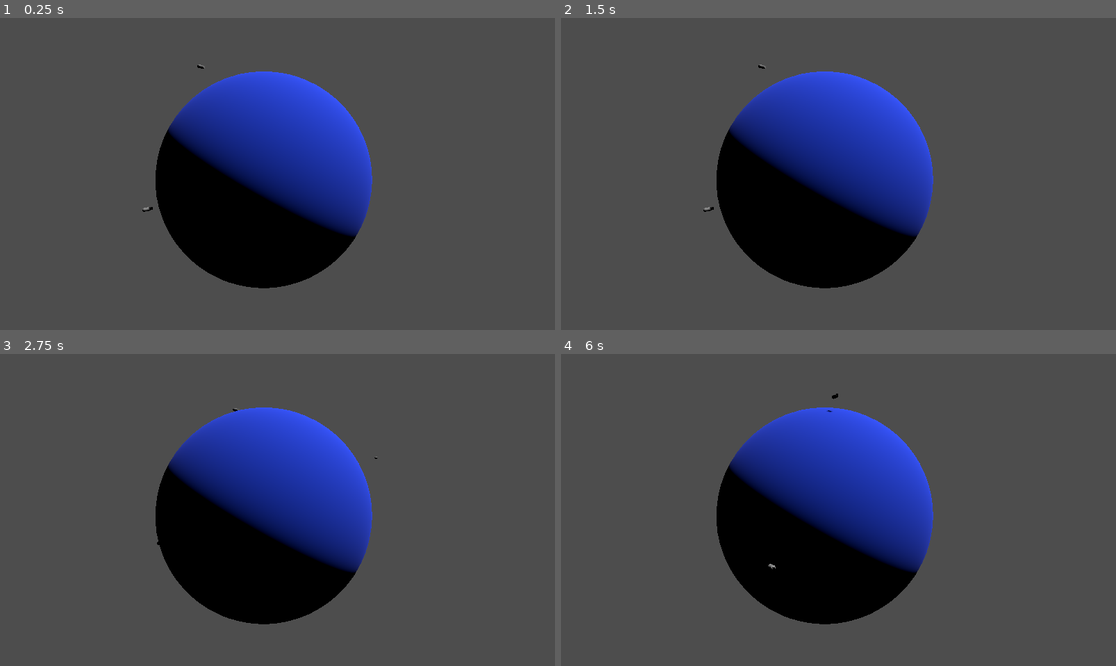
Above: before the commit, frames 1-4 (two rows, left to right).
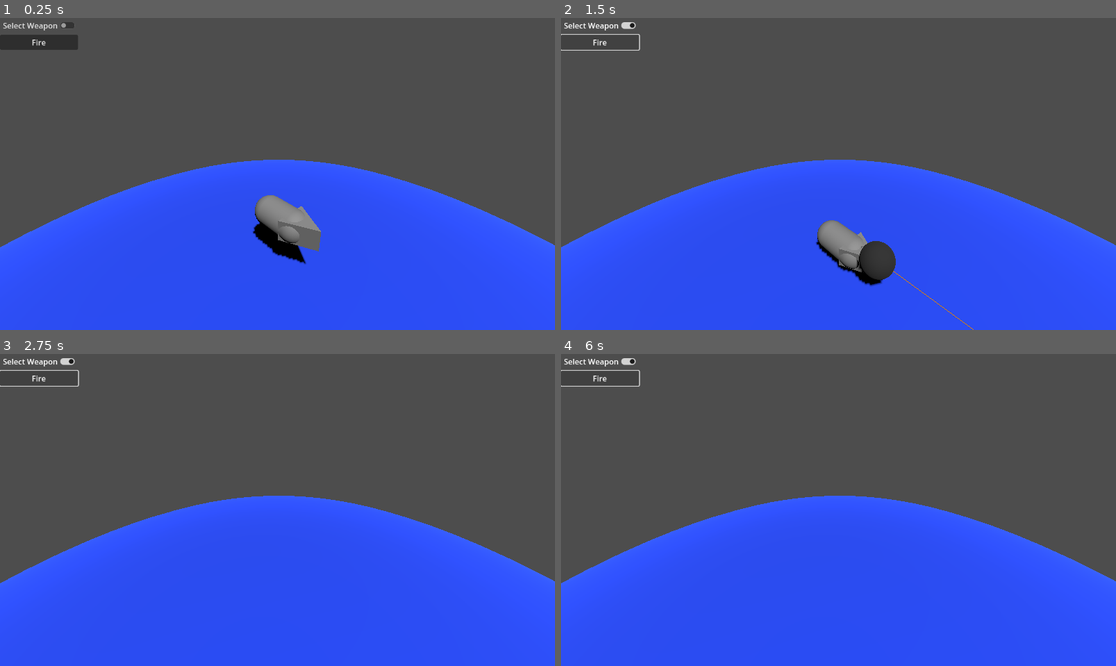
Above: after the commit, the same moments.

Repository: D4Devil/project--shipwrecked
Game: Godot game, scene res://scenes/test.tscn
Two runs of this game, one before a commit and one after it. Both use one fixed random seed, a clock stepped at 60 frames per second and the inputs below. This scene is started directly instead of the project's main scene.
Inputs (mouse positions are in pixels of both pictures, inside the frame that each line leads up to):
- Up to frame 1 (0.25 s): no input
- Up to frame 2 (1.5 s): click (599, 24) at 0.5 s, where only the run after the commit has a clickable "Select Weapon"; click (599, 42) at 1.25 s, where only the run after the commit has a clickable "Fire"
- Up to frame 3 (2.75 s): tap Enter (ui_accept) at 2, 2.27 s; hold Right (ui_right) from 2.03 s (still down)
- Up to frame 4 (6 s): tap Enter (ui_accept) at 2.75, 3.02, 3.5, 4.25, 4.52, 5, 5.27, 5.75 s; release Right (ui_right) at 2.78 s; hold Left (ui_left) 2.78-3.53 s; hold Right (ui_right) 3.53-5.03 s; hold Left (ui_left) from 5.03 s (still down)

The runs differ from the first frame. In frame 1, 54% of the frame differs, in the area x 0-100%, y 1-100%; in frame 2, 54%; in frame 3, 54%; in frame 4, 54%.
Error before the commit: Assertion failed: A Physics physics_body must be provided (res://scripts/components/agent/gravitational_body_3d.gd:34)

Commit message:
Weapon systems base line (#8)
* Commited cause godot was overwriting the files

* Weapon base class working

* Created weapon workflow and base line

* Refined details of weapon activation, now weapons only fire and charge when active

* added support for rigid bodies

Diff:
--- /dev/null
+++ b/scenes/cannonball.tscn
@@ -0,0 +1,35 @@
+[gd_scene load_steps=6 format=3 uid="uid://b6sf61dl0c6w3"]
+
+[ext_resource type="Script" path="res://scripts/components/agent/gravitational_body_3d.gd" id="1_gqsak"]
+
+[sub_resource type="GDScript" id="GDScript_xktnf"]
+resource_name = "Cannonball"
+script/source = "extends RigidBody3D
+
+@export var initial_velocity: float = 0
+"
+
+[sub_resource type="SphereShape3D" id="SphereShape3D_uytbx"]
+
+[sub_resource type="StandardMaterial3D" id="StandardMaterial3D_pmc6b"]
+albedo_color = Color(0.187176, 0.187176, 0.187176, 1)
+
+[sub_resource type="SphereMesh" id="SphereMesh_df86g"]
+material = SubResource("StandardMaterial3D_pmc6b")
+
+[node name="Cannonball" type="RigidBody3D"]
+mass = 0.1
+gravity_scale = 0.0
+script = SubResource("GDScript_xktnf")
+initial_velocity = 10.0
+
+[node name="CollisionShape3D" type="CollisionShape3D" parent="."]
+shape = SubResource("SphereShape3D_uytbx")
+
+[node name="MeshInstance3D" type="MeshInstance3D" parent="."]
+mesh = SubResource("SphereMesh_df86g")
+
+[node name="GravitationalBody3D" type="Node3D" parent="." node_paths=PackedStringArray("physics_body")]
+script = ExtResource("1_gqsak")
+physics_body = NodePath("..")
+_gravity_direction = Vector3(0, 0, 0)
--- a/scenes/ship_prototype.tscn
+++ b/scenes/ship_prototype.tscn
@@ -28,8 +28,9 @@
 
 [node name="CustomComponents" type="Node3D" parent="."]
 
-[node name="GravitationalBody3D" type="Node3D" parent="CustomComponents"]
+[node name="GravitationalBody3D" type="Node3D" parent="CustomComponents" node_paths=PackedStringArray("physics_body")]
 script = ExtResource("1_prxac")
+physics_body = NodePath("../..")
 _gravity_direction = Vector3(0, 0, 0)
 
 [node name="BuoyantBody3D" type="Node3D" parent="CustomComponents"]
--- a/scenes/test.tscn
+++ b/scenes/test.tscn
@@ -1,7 +1,11 @@
-[gd_scene load_steps=7 format=3 uid="uid://caytfce6raore"]
+[gd_scene load_steps=11 format=3 uid="uid://caytfce6raore"]
 
 [ext_resource type="Script" path="res://scripts/components/world/gravity_field_3d.gd" id="1_wigvl"]
+[ext_resource type="Script" path="res://scripts/components/weapon/weapon.gd" id="2_j4uhw"]
 [ext_resource type="PackedScene" uid="uid://ctsglvau3y5lf" path="res://scenes/ship_prototype.tscn" id="2_mt4ja"]
+[ext_resource type="Script" path="res://scripts/components/weapon/aim_straight.gd" id="3_4hcpx"]
+[ext_resource type="Script" path="res://scripts/components/weapon/single_shot.gd" id="4_0ruau"]
+[ext_resource type="PackedScene" uid="uid://b6sf61dl0c6w3" path="res://scenes/cannonball.tscn" id="5_4sn0c"]
 
 [sub_resource type="SphereShape3D" id="SphereShape3D_otig1"]
 radius = 50.0
@@ -23,8 +27,30 @@
 transform = Transform3D(-0.866023, -0.433016, 0.250001, 0, 0.499998, 0.866027, -0.500003, 0.749999, -0.43301, 0, 0, 0)
 shadow_enabled = true
 
+[node name="ShipPrototype" parent="." instance=ExtResource("2_mt4ja")]
+transform = Transform3D(1, 0, 0, 0, 1, 0, 0, 0, 1, 0, 43.4143, 0)
+
+[node name="Cannon" type="Node3D" parent="ShipPrototype"]
+transform = Transform3D(1, 0, 0, 0, 1, 0, 0, 0, 1, 0, 0.694592, -1.11504)
+script = ExtResource("2_j4uhw")
+_cooldown = 1.0
+
+[node name="AimStraight" type="Node3D" parent="ShipPrototype/Cannon" node_paths=PackedStringArray("horizontal_pivot", "vertical_pivot")]
+script = ExtResource("3_4hcpx")
+horizontal_pivot = NodePath(".")
+vertical_pivot = NodePath(".")
+horizontal_speed = 5.0
+vertical_speed = 5.0
+line_length = 5.0
+line_color = Color(0.8905, 0.501874, 0, 1)
+
+[node name="SingleShot" type="Node3D" parent="ShipPrototype/Cannon" node_paths=PackedStringArray("spawner", "ignored_colliders")]
+script = ExtResource("4_0ruau")
+projectile_scene = ExtResource("5_4sn0c")
+spawner = NodePath("../AimStraight")
+ignored_colliders = [NodePath("../..")]
+
 [node name="Area3D" type="Area3D" parent="."]
-transform = Transform3D(1, 0, 0, 0, 1, 0, 0, 0, 1, 0, 6.73927, 36.0473)
 collision_layer = 0
 collision_mask = 2
 script = ExtResource("1_wigvl")
@@ -42,14 +68,31 @@
 [node name="CollisionShape3D" type="CollisionShape3D" parent="Area3D/MeshInstance3D/StaticBody3D"]
 shape = SubResource("SphereShape3D_4tr76")
 
-[node name="ShipPrototype" parent="." instance=ExtResource("2_mt4ja")]
-transform = Transform3D(1, 0, 0, 0, 1, 0, 0, 0, 1, 0, 33.7241, 0)
+[node name="Camera3D" type="Camera3D" parent="."]
+transform = Transform3D(-0.718098, -0.317553, 0.619271, 0, 0.88983, 0.456292, -0.695943, 0.327662, -0.638985, 3.53092, 45.6035, -3.48174)
 
-[node name="ShipPrototype2" parent="." instance=ExtResource("2_mt4ja")]
-transform = Transform3D(1, 0, 0, 0, 1, 0, 0, 0, 1, 0, 44.8338, 61.1758)
+[node name="Control" type="Control" parent="."]
+layout_mode = 3
+anchors_preset = 15
+anchor_right = 1.0
+anchor_bottom = 1.0
+grow_horizontal = 2
+grow_vertical = 2
 
-[node name="ShipPrototype3" parent="." instance=ExtResource("2_mt4ja")]
-transform = Transform3D(1, 0, 0, 0, 1, 0, 0, 0, 1, 7.15632, 3.95044, 79.6195)
+[node name="VBoxContainer" type="VBoxContainer" parent="Control"]
+layout_mode = 1
+anchors_preset = 9
+anchor_bottom = 1.0
+grow_vertical = 2
 
-[node name="Camera3D" type="Camera3D" parent="."]
-transform = Transform3D(0.620483, -0.117918, 0.775304, 0, 0.988631, 0.150364, -0.78422, -0.093298, 0.613429, 68.5117, 21.3882, 84.5281)
+[node name="CheckButton" type="CheckButton" parent="Control/VBoxContainer"]
+layout_mode = 2
+text = "Select Weapon"
+
+[node name="Button2" type="Button" parent="Control/VBoxContainer"]
+layout_mode = 2
+text = "Fire"
+
+[connection signal="fired" from="ShipPrototype/Cannon" to="ShipPrototype/Cannon/SingleShot" method="_on_weapon_fired"]
+[connection signal="toggled" from="Control/VBoxContainer/CheckButton" to="ShipPrototype/Cannon" method="set_active"]
+[connection signal="pressed" from="Control/VBoxContainer/Button2" to="ShipPrototype/Cannon" method="on_weapon_fired"]
--- /dev/null
+++ b/scripts/Utils.gd
@@ -0,0 +1,36 @@
+class_name Utils
+extends Node
+
+static func line(parent: Node, pos1: Vector3, pos2: Vector3, color = Color.WHITE_SMOKE, persist_ms = 0):
+	var mesh_instance := MeshInstance3D.new()
+	var immediate_mesh := ImmediateMesh.new()
+	var material := ORMMaterial3D.new()
+
+	mesh_instance.mesh = immediate_mesh
+	mesh_instance.cast_shadow = GeometryInstance3D.SHADOW_CASTING_SETTING_OFF
+
+	immediate_mesh.surface_begin(Mesh.PRIMITIVE_LINES, material)
+	immediate_mesh.surface_add_vertex(pos1)
+	immediate_mesh.surface_add_vertex(pos2)
+	immediate_mesh.surface_end()
+
+	material.shading_mode = BaseMaterial3D.SHADING_MODE_UNSHADED
+	material.albedo_color = color
+
+	return await final_cleanup(parent, mesh_instance, persist_ms)
+
+
+
+## 1 -> Lasts ONLY for current physics frame
+## >1 -> Lasts X time duration.
+## <1 -> Stays indefinitely
+static func final_cleanup(parent: Node, mesh_instance: MeshInstance3D, persist_ms: float):
+	parent.get_tree().get_root().add_child(mesh_instance)
+	if persist_ms == 1:
+		await parent.get_tree().physics_frame
+		mesh_instance.queue_free()
+	elif persist_ms > 0:
+		await parent.get_tree().create_timer(persist_ms).timeout
+		mesh_instance.queue_free()
+	else:
+		return mesh_instance
--- a/scripts/components/agent/gravitational_body_3d.gd
+++ b/scripts/components/agent/gravitational_body_3d.gd
@@ -22,7 +22,8 @@
 		physics_body.move_and_collide(_gravity_direction * delta)
 
 	if physics_body is RigidBody3D:
-		pass ## adding forces
+		physics_body = physics_body as RigidBody3D
+		physics_body.apply_central_force(_gravity_direction * delta)
 
 
 func set_gravity_direction(value: Vector3) -> void:
--- /dev/null
+++ b/scripts/components/weapon/aim_straight.gd
@@ -0,0 +1,21 @@
+class_name AimStraight
+extends Node3D
+
+@export var horizontal_pivot: Node3D
+@export var vertical_pivot: Node3D
+
+@export var horizontal_speed: float
+@export var vertical_speed: float
+
+@export var line_length: float
+@export var line_color: Color
+
+
+var horizontal_movement: float = 0
+var vertical_movement: float = 0
+
+
+func _process(delta: float) -> void:
+	horizontal_pivot.rotate(Vector3.UP, deg_to_rad(horizontal_movement * horizontal_speed * delta))
+	vertical_pivot.rotate(Vector3.RIGHT, deg_to_rad(vertical_movement * vertical_speed * delta))
+	Utils.line(self, global_position, global_position + (-global_basis.z * 10), line_color, 1)
--- /dev/null
+++ b/scripts/components/weapon/single_shot.gd
@@ -0,0 +1,33 @@
+class_name SingleShot
+extends Node
+
+@export var projectile_scene: PackedScene
+@export var spawner: Node3D
+@export var ignored_colliders : Array[CollisionObject3D]
+
+func _on_weapon_fired(can_be_charged: bool, current_charge: float, _minimum_charging_time: float, _maximum_charging_time: float) -> void:
+	var current_projectile := projectile_scene.instantiate()
+
+	for collider in ignored_colliders:
+		(current_projectile as PhysicsBody3D).add_collision_exception_with(collider)
+
+	var velocity := -spawner.basis.z.normalized()
+	if can_be_charged:
+		velocity *= current_charge
+
+	for property in current_projectile.get_property_list():
+		if property['name'] == 'initial_velocity':
+			velocity *= current_projectile.initial_velocity
+
+	if current_projectile is CharacterBody3D:
+		current_projectile = current_projectile as CharacterBody3D
+		current_projectile.velocity += velocity
+
+	elif current_projectile is RigidBody3D:
+		current_projectile = current_projectile as RigidBody3D
+		current_projectile.apply_central_force(velocity)
+
+	else:
+		print("Firing something unknown")
+
+	add_child(current_projectile)
--- /dev/null
+++ b/scripts/components/weapon/weapon.gd
@@ -0,0 +1,104 @@
+class_name Weapon
+extends Node3D
+
+# General Weapon Variables
+var _active: bool = false :
+	set = set_active
+
+
+@export var _cooldown: float = 0:
+	set(value):
+		_cooldown = value
+		update_cooldowm()
+
+var current_cooldown: float :
+	get:
+		if _cooldown <= 0:
+			return _cooldown
+		return _cooldown_timer.time_left
+
+var _cooldown_timer: Timer
+var _can_be_fired: bool = true
+
+# Weapon charge related variables
+@export_subgroup('Charged Weapon')
+@export var _can_be_charged: bool = false
+@export var _overcharge_reset: bool = false
+@export var _charging_speed: float = 0.2
+@export var _minimum_charging_time: float = 0
+@export var _maximum_charging_time: float = 1
+var _current_charged_time = 0
+
+
+signal being_used(used: bool)
+signal fired(can_be_charged: bool, current_charge: float, minimum_charging_time: float, maximum_charging_time: float)
+signal charged(current_charge: float, minimum_charging_time: float, maximum_charging_time: float, overcharged: bool)
+
+
+func _ready() -> void:
+	# Set up cooldown timer
+	if _cooldown > 0:
+		_cooldown_timer = Timer.new()
+		_cooldown_timer.one_shot = false
+		_cooldown_timer.autostart = false
+		_cooldown_timer.wait_time = _cooldown
+		_cooldown_timer.timeout.connect(_on_cooldown_ended)
+		_cooldown_timer.paused = true
+		add_child(_cooldown_timer)
+		_cooldown_timer.start()
+
+	_active = false
+
+func set_active(value: bool) -> void:
+	_active = value
+	if _active:
+		process_mode = PROCESS_MODE_INHERIT
+	else:
+		process_mode = PROCESS_MODE_DISABLED
+	being_used.emit(_active)
+
+
+func on_weapon_fired() -> void:
+	if not _can_be_fired or not _active:
+		return
+
+	if _can_be_charged && _current_charged_time < _minimum_charging_time:
+		_current_charged_time = 0
+
+	if _cooldown > 0:
+		_can_be_fired = false
+		_cooldown_timer.paused = false
+
+	fired.emit(_can_be_charged, _current_charged_time, _minimum_charging_time, _maximum_charging_time)
+
+
+func on_weapon_charged(delta: float) -> void:
+	if not _active:
+		return
+
+	if not _can_be_charged:
+		print('Current weapon %s can\'t be charged', name)
+		return
+
+	var _overcharged = false
+	_current_charged_time += delta * _charging_speed
+	if _overcharge_reset && _current_charged_time > _maximum_charging_time:
+		_overcharged = true
+		_current_charged_time = 0
+
+	charged.emit(_current_charged_time, _minimum_charging_time, _maximum_charging_time, _overcharged)
+
+
+func _on_cooldown_ended() -> void:
+	_cooldown_timer.paused = true
+	_can_be_fired = true
+
+
+func update_cooldowm() -> void:
+		if _cooldown_timer:
+			_cooldown_timer.wait_time = _cooldown
+
+			# Game rule, when cooldown change, changes current cooldown
+			if _cooldown_timer.time_left > _cooldown_timer.wait_time:
+				_cooldown_timer.stop()
+				_cooldown_timer.start()
